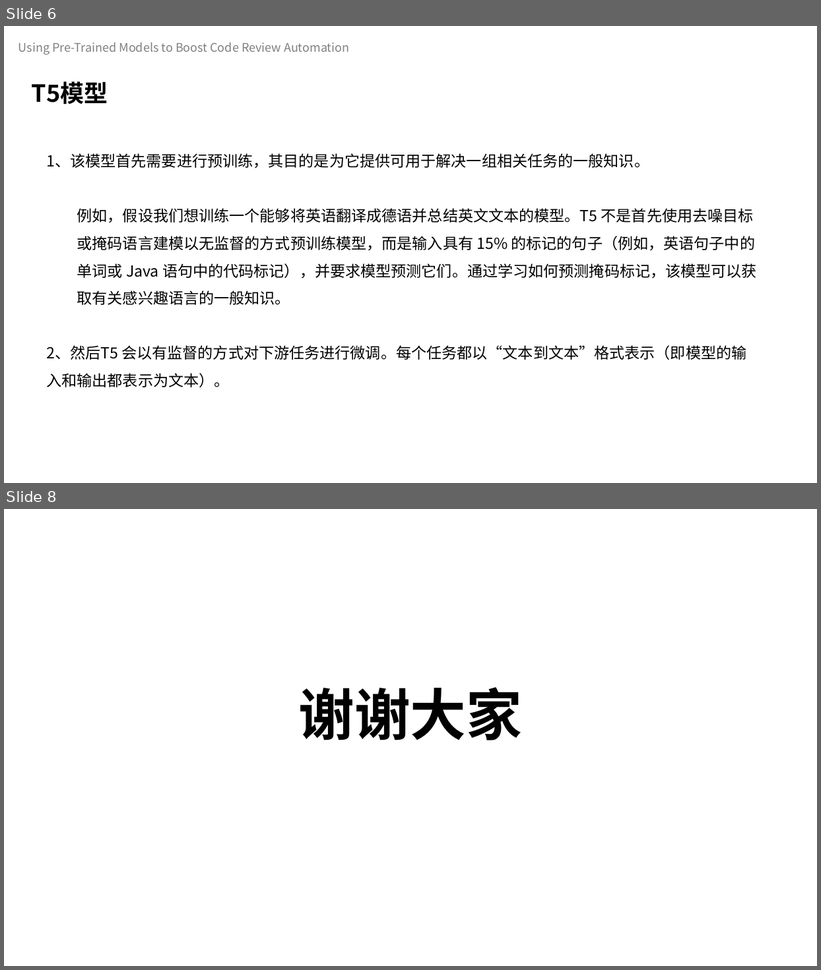
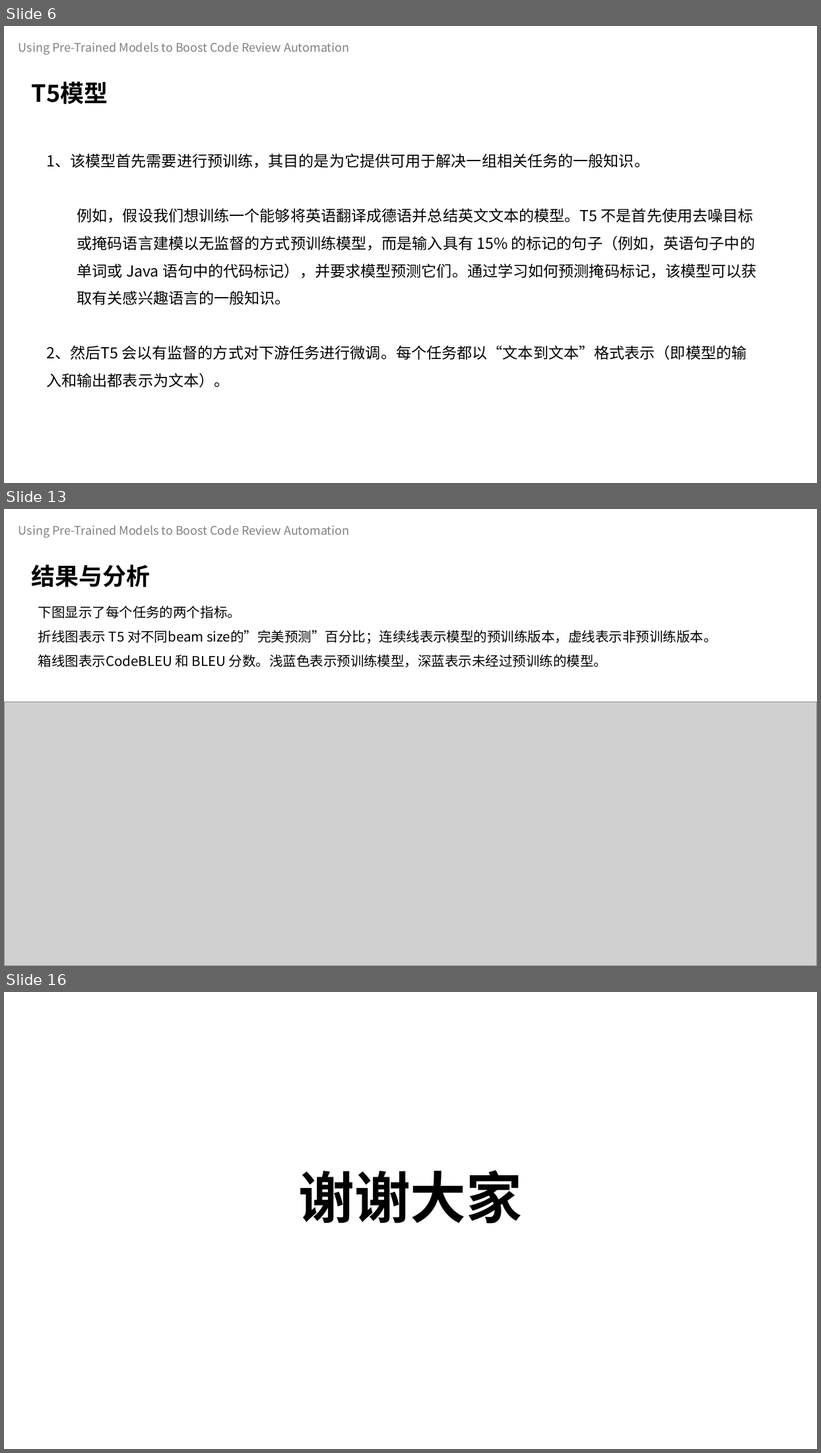
Before and after one commit to celeste-lingshi/Celeste, a slide deck: 汇报/软件测试展示_222126_项桂巳雨.pptx. Shown one above the other, each under a label of ours: slides 6 and 8 before the commit, slides 6, 13 and 16 after it; the slides between them are not shown. The pictures are 821x970 and 821x1453 pixels, drawn with LibreOffice and Linux fonts; fonts in the diff are those of the drawing; grey boxes stand for pictures. Boxes give left, top, right and bottom in pixels: in the first picture for what was removed or moved away, otherwise in the second. Text is boxed around its words. In the diff, an @@ line names an element or a change of style, - is before the commit and + after.

```diff
--- a/汇报/软件测试展示_222126_项桂巳雨.pptx
+++ b/汇报/软件测试展示_222126_项桂巳雨.pptx
@@ slide 13 added at (4,509,817,966), background #FFFFFF @@
@@ text added at (19,525,349,538), 14 pt, text #808080 @@
+Using Pre-Trained Models to Boost Code Review Automation
@@ text added at (32,564,150,588), 28 pt, text #000000, bold @@
+结果与分析
@@ text added at (38,605,717,667), 16 pt, text #000000 @@
+下图显示了每个任务的两个指标。
+折线图表示 T5 对不同beam size的”完美预测”百分比；连续线表示模型的预训练版本，虚线表示非预训练版本。
+箱线图表示CodeBLEU 和 BLEU 分数。浅蓝色表示预训练模型，深蓝表示未经过预训练的模型。
@@ picture added at (4,702,817,966) @@
@@ what was slide 8 is now slide 16 @@
```
Also in this commit, not shown: 4 slides changed, 7 other slides added.
